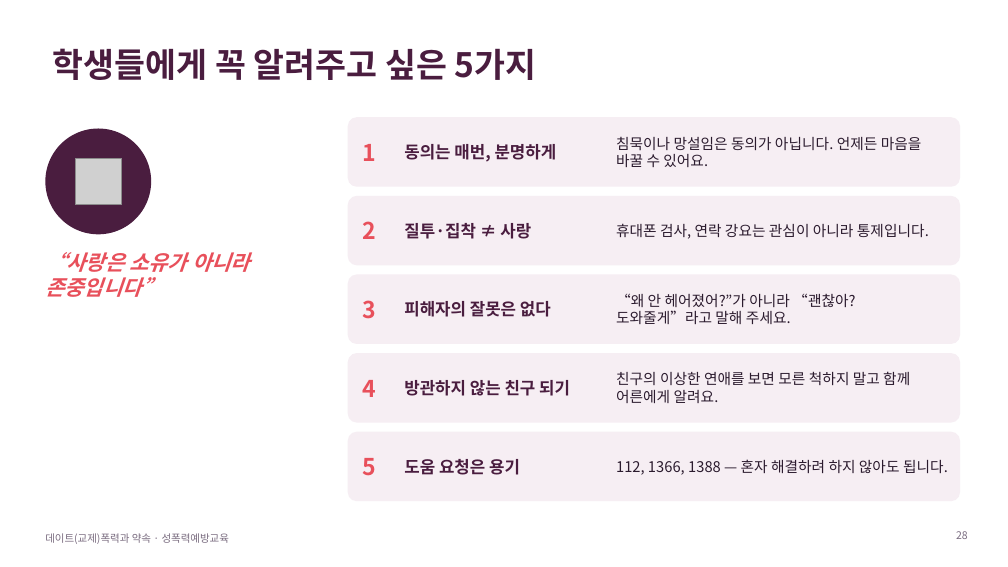
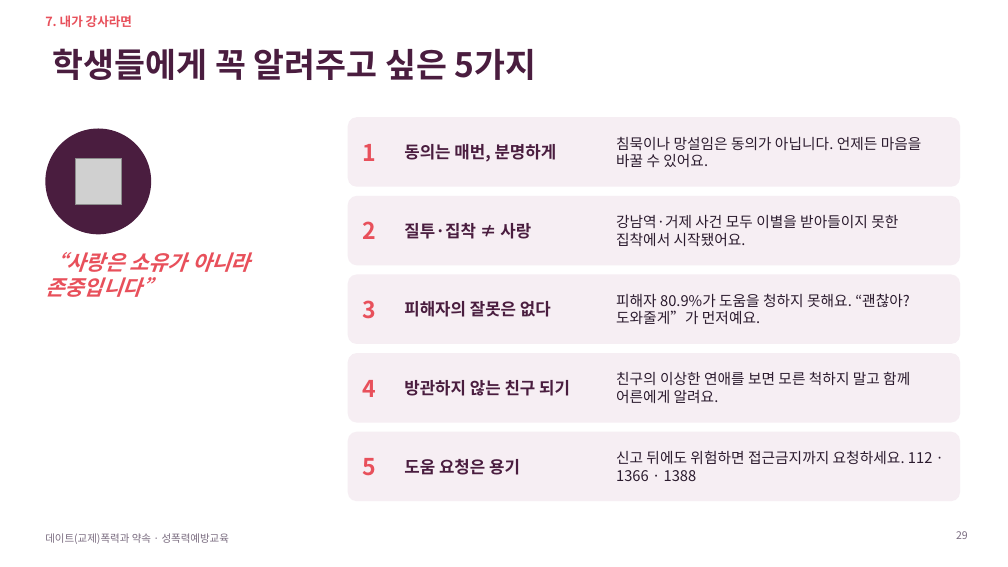
Before and after one commit to ash1234a/security-research-learning, a slide deck: slide 29 of 데이트폭력과_약속.pptx (slide 28 before the commit). Drawn at 1008x567 pixels with LibreOffice and Linux fonts; fonts in the diff are those of the drawing; grey boxes stand for pictures. Boxes give left, top, right and bottom in pixels: in the first picture for what was removed or moved away, otherwise in the second. Text is boxed around its words. In the diff, an @@ line names an element or a change of style, - is before the commit and + after.

```diff
--- a/데이트폭력과_약속.pptx
+++ b/데이트폭력과_약속.pptx
@@ text added at bbox=[45, 15, 132, 27], 12 pt, text #E8505B, bold @@
+7. 내가 강사라면
@@ text at bbox=[616, 215, 898, 246]: text changed @@
-휴대폰 검사, 연락 강요는 관심이 아니라 통제입니다.
+강남역·거제 사건 모두 이별을 받아들이지 못한 집착에서 시작됐어요.
@@ text at bbox=[616, 293, 910, 324]: text changed @@
-“왜 안 헤어졌어?”가 아니라 “괜찮아? 도와줄게”라고 말해 주세요.
+피해자 80.9%가 도움을 청하지 못해요. “괜찮아? 도와줄게”가 먼저예요.
@@ text at bbox=[616, 450, 933, 481]: text changed @@
-112, 1366, 1388 — 혼자 해결하려 하지 않아도 됩니다.
+신고 뒤에도 위험하면 접근금지까지 요청하세요. 112 · 1366 · 1388
```
Also in this commit, not shown: 17 other slides changed, 9 slides added, 8 slides removed.
